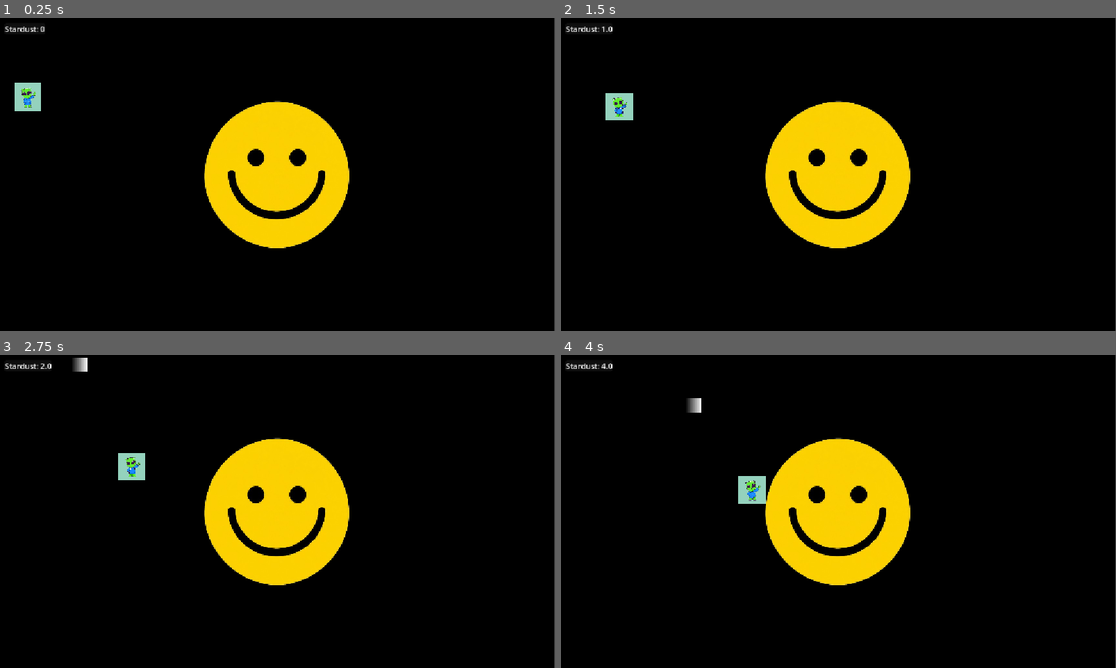
Above: before the commit, frames 1-4 (two rows, left to right).
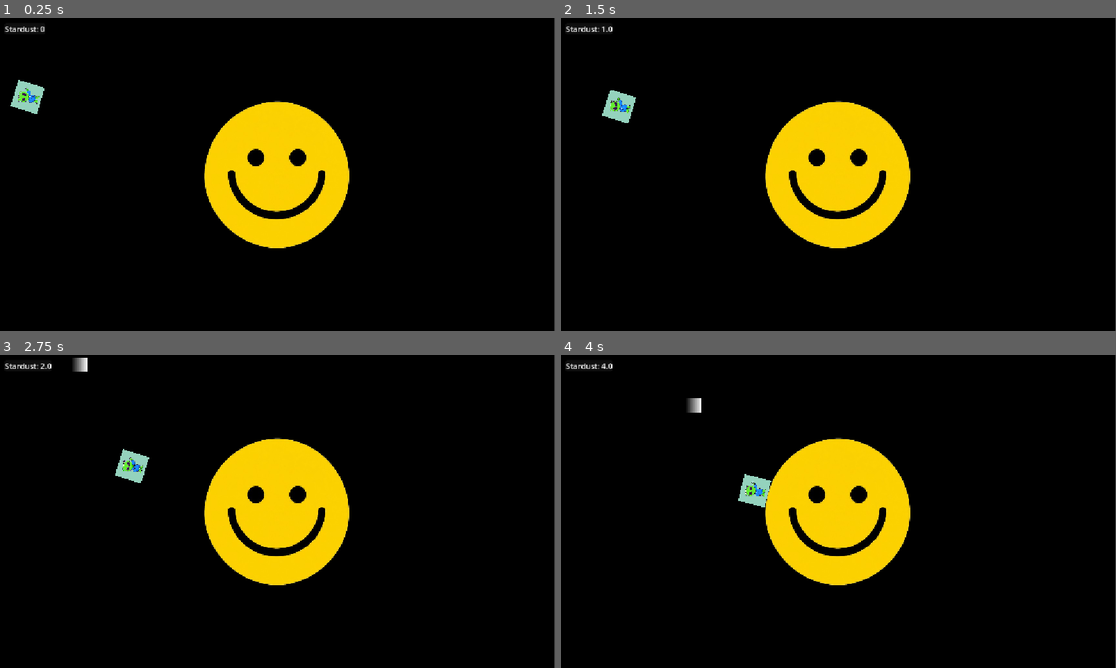
Above: after the commit, the same moments.

Repository: SteveJaws/space-idle-game
Game: Godot game, scene res://Scenes/main.tscn
Two runs of this game, one before a commit and one after it. Both use one fixed random seed, a clock stepped at 60 frames per second and the inputs below.
Inputs (mouse positions are in pixels of both pictures, inside the frame that each line leads up to):
- Up to frame 1 (0.25 s): no input
- Up to frame 2 (1.5 s): move the mouse to (960, 158) at 0.52 s; click (960, 158) at 0.67 s; move the mouse to (727, 190) at 1.27 s; click (727, 190) at 1.42 s
- Up to frame 3 (2.75 s): move the mouse to (333, 442) at 2.02 s; click (333, 442) at 2.17 s
- Up to frame 4 (4 s): move the mouse to (810, 574) at 2.77 s; click (810, 574) at 2.92 s; move the mouse to (1005, 558) at 3.52 s; click (1005, 558) at 3.67 s

The runs differ from the first frame. In frame 1, 0.2% of the frame differs, in the area x 1-9%, y 19-31%; in frame 2, 0.2%; in frame 3, 0.2%; in frame 4, 0.3%, in the area x 31-38%, y 38-49%.

Commit message:
Alien now rotates correctly

Diff:
--- a/Scenes/alien.tscn
+++ b/Scenes/alien.tscn
@@ -2,6 +2,7 @@
 
 [ext_resource type="Texture2D" uid="uid://ci0hxbroikopw" path="res://Assets/alien.jpg" id="1_mdm8w"]
 [ext_resource type="Script" uid="uid://ukb8l1sp1mx1" path="res://Scripts/Objects/Alien/alien_gravity_handler.gd" id="2_fhrgm"]
+[ext_resource type="Script" uid="uid://edyrygjkmt6y" path="res://Scripts/Objects/Alien/alien_rotation_handler.gd" id="3_26noy"]
 
 [sub_resource type="RectangleShape2D" id="RectangleShape2D_fhrgm"]
 
@@ -42,6 +43,9 @@
 [node name="MoveTime" type="Timer" parent="." unique_id=47878858]
 one_shot = true
 
+[node name="AlienRotationHandler" type="Node" parent="." unique_id=519878717]
+script = ExtResource("3_26noy")
+
 [connection signal="body_entered" from="Area2D" to="AlienMovementHandler" method="_on_area_2d_body_entered"]
 [connection signal="body_exited" from="Area2D" to="AlienMovementHandler" method="_on_area_2d_body_exited"]
 [connection signal="timeout" from="DelayTillNextJump" to="AlienMovementHandler" method="_on_delay_till_next_jump_timeout"]
--- /dev/null
+++ b/Scripts/Objects/Alien/alien_rotation_handler.gd
@@ -0,0 +1,28 @@
+extends Node
+
+@onready var alienBody: CharacterBody2D = $"..";
+
+var planetCore: Marker2D = null;
+var planetTop: Marker2D = null;
+var planetBottom: Marker2D = null;
+
+# Called when the node enters the scene tree for the first time.
+func _ready() -> void:
+	pass # Replace with function body.
+
+# Called every frame. 'delta' is the elapsed time since the previous frame.
+func _process(delta: float) -> void:
+	if(!self.planetCore): self.find_planet_core();
+
+	self.rotation_thing();
+
+func find_planet_core() -> void:
+	var possbilePlanetCore = get_tree().root.find_child("PlanetCore", true, false);
+
+	if(possbilePlanetCore):
+		self.planetCore = possbilePlanetCore;
+
+func rotation_thing() -> void:
+	alienBody.look_at(self.planetCore.global_position)
+
+	alienBody.rotate((PI / 2 )* -1)
Not shown, added: Scripts/Objects/Alien/alien_rotation_handler.gd.uid
